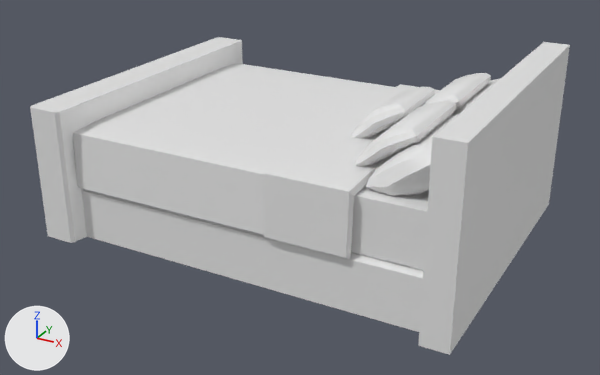
Renders of the glTF model ressources/meshes/binary/bed_big.glb from each side of a commit.
Rendered twice from a 50 mm camera at (1.85, -8.08, 1.45) aimed at (0.12, -4.94, -0.12). Arrows for +X, +Y and +Z are at lower left; the lights stay in place. Where no turn or scale is listed for an object, it has been applied to the vertices. Vertices at the same position are counted once.
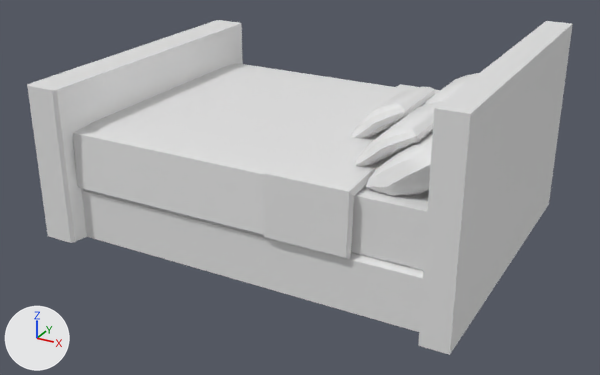
Commit message: fix bed + ui

What differs and where, as boxes (x1, y1, x2, y2) in the pictures (600 x 375 px; the box of a moved part takes in the faces that stretch with it):
part 1 of me_cube_004, moved or reshaped
    before: (30, 37, 242, 120)
    after: (27, 20, 242, 120)
part 2 of me_cube_004, moved or reshaped
    before: (426, 42, 570, 233)
    after: (426, 21, 573, 233)

What changed in the scene script:
```text
Change me_cube_004:
    used by ob_lit_var2; location = (0.0, -4.829, 0.0)
    remove me_cube_004.from_pydata(...)  # 408 vertices, 812 faces; spans x -0.9..1.1, y -0.75..0.75, z -0.34..0.49
    add me_cube_004.from_pydata(...)  # 408 vertices, 812 faces; spans x -0.9..1.1, y -0.75..0.75, z -0.34..0.59
    me_cube_004 part 1: 32 vertices moved from x -0.9..-0.73, y -0.75..0.75, z 0.3 to x -0.9..-0.73, y -0.75..0.75, z 0.4
    me_cube_004 part 2: 16 vertices moved from x 0.97..1.1, y -0.75..0.75, z 0.49 to x 0.97..1.1, y -0.75..0.75, z 0.59
```
